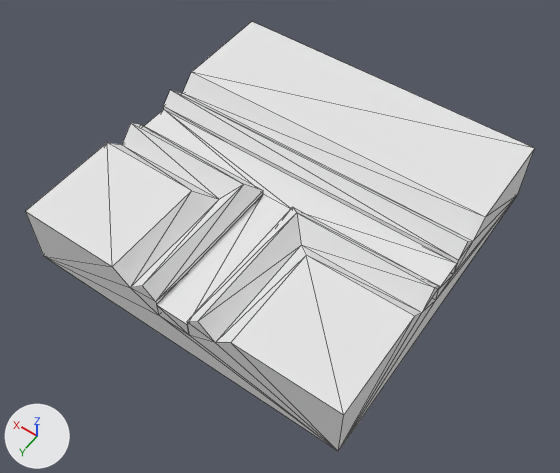
An edit to the OBJ model The_Dune_Project/Assets/Models/env/Modular Temple/Puzzle_Floor_Conduit_Standard_TJoint.obj, drawn before and after from the same camera.
Both versions are drawn from a camera (50 mm lens) standing at (-0.817, 1.184, 1.581) and looking at (-0.025, 0.076, -0.16). Arrows for +X, +Y and +Z are at lower left; the lights stay in place. Mesh edges are drawn as thin lines. Where no turn or scale is listed for an object, it has been applied to the vertices.
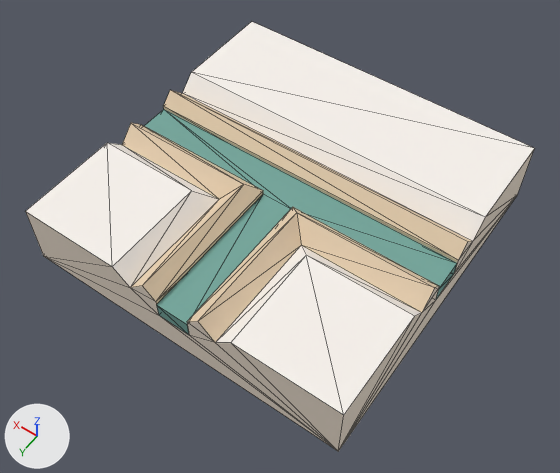
What changed in the scene script:
```text
Change mat_green_stone___dark:
    mat_green_stone___dark.base_color: (0.8, 0.8, 0.8) -> (0.176, 0.384, 0.337)  # white #e7e7e7 -> cyan #74a79d
Change mat_sandstone_5:
    mat_sandstone_5.base_color: (0.8, 0.8, 0.8) -> (0.8, 0.627, 0.439)  # white #e7e7e7 -> beige #e7cfb1
Change mat_sandstone_trim:
    mat_sandstone_trim.base_color: (0.8, 0.8, 0.8) -> (0.871, 0.765, 0.647)  # white #e7e7e7 -> white #f0e3d2
Change mat_sandstone_floor:
    mat_sandstone_floor.base_color: (0.8, 0.8, 0.8) -> (0.945, 0.898, 0.851)  # white #e7e7e7 -> white #f9f3ee
```

Location of each change, [x1, y1, x2, y2] in pixels of the pictures (560 x 473 px):
'object2', recoloured
    both: [26, 22, 534, 450]
'object1', recoloured (white to cyan)
    both: [145, 109, 457, 335]
